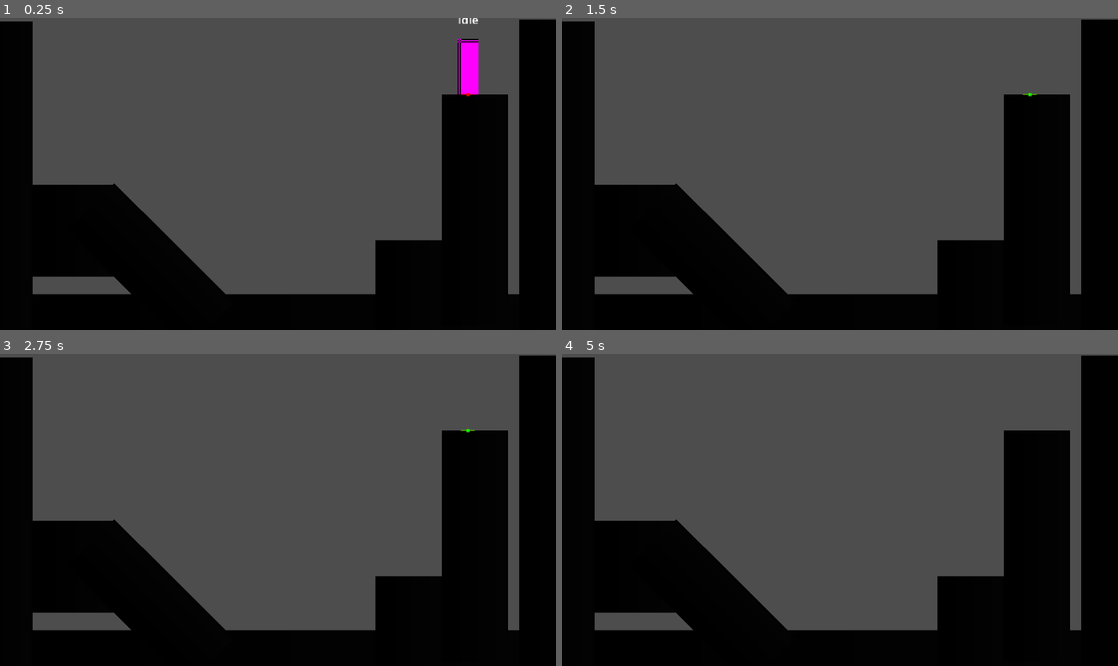
Above: before the commit, frames 1-4 (two rows, left to right).
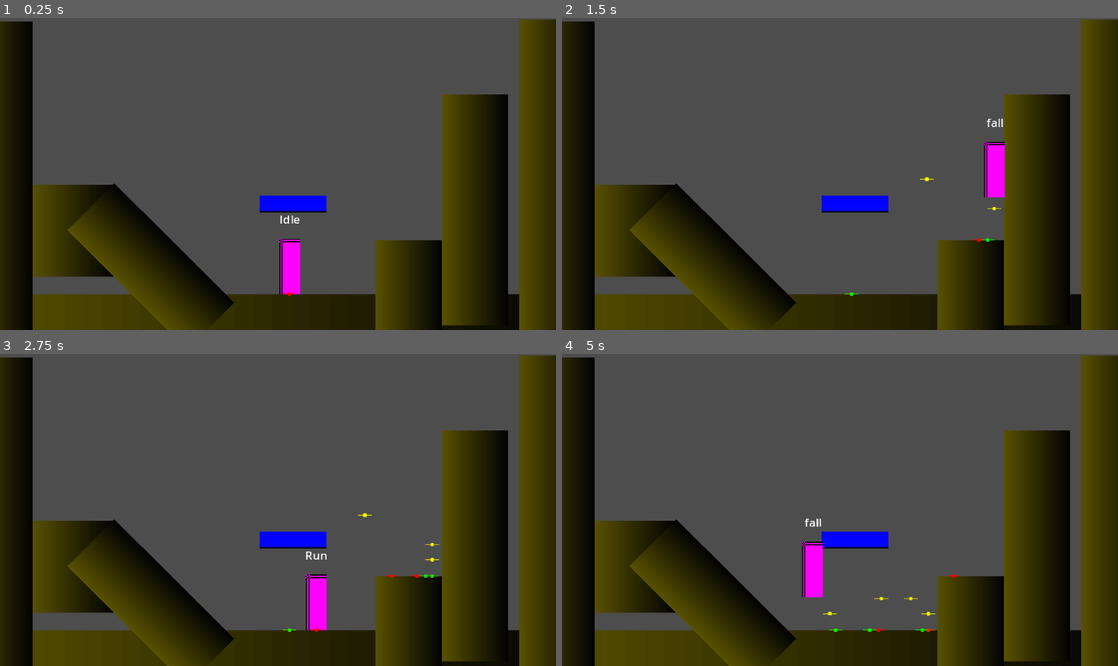
Above: after the commit, the same moments.

Repository: mcgranpa/metroidvania-forge
Game: Godot game, scene res://playground.tscn
Same seed, same stepped clock (60 frames per second), same inputs: the game is played once before the commit and once after it.
Inputs:
- Up to frame 1 (0.25 s): no input
- Up to frame 2 (1.5 s): tap Enter at 0.5 s; hold Space (jump) 0.53-1.28 s; hold Right (right) from 0.53 s (still down); tap Space (jump) at 1.35 s
- Up to frame 3 (2.75 s): tap Space (jump) at 1.52, 1.82, 2 s; release Right (right) at 2.03 s; hold Left (left) from 2.03 s (still down); hold Space (jump) from 2.03 s (still down)
- Up to frame 4 (5 s): release Left (left) at 2.78 s; release Space (jump) at 2.78 s; hold Right (right) 2.78-4.28 s; tap Space (jump) at 2.85, 3.02, 3.32, 4.35, 4.52, 4.82 s; hold Space (jump) 3.53-4.28 s; tap Enter at 4.25 s; hold Left (left) from 4.28 s (still down)

The runs differ from the first frame. In frame 1, 33% of the frame differs, in the area x 0-100%, y 0-100%; in frame 2, 32%; in frame 3, 32%; in frame 4, 32%.

Commit message:
Chapter 01-06 Crouch State & One-Way Platforms
Chapter 01-06 Crouch State & One-Way Platforms

Diff:
--- a/player/player.tscn
+++ b/player/player.tscn
@@ -1,18 +1,24 @@
-[gd_scene load_steps=8 format=3 uid="uid://xhvlothbeiv3"]
+[gd_scene load_steps=10 format=3 uid="uid://xhvlothbeiv3"]
 
 [ext_resource type="Script" uid="uid://xyt63uf0dhec" path="res://player/scripts/player.gd" id="1_oul6g"]
 [ext_resource type="Script" uid="uid://cnkca5oudv41q" path="res://player/states/idle.gd" id="2_g1dw6"]
 [ext_resource type="Script" uid="uid://di27br1stif06" path="res://player/states/run.gd" id="3_yw30f"]
 [ext_resource type="Script" uid="uid://cm88ohjj31qbh" path="res://player/states/jump.gd" id="4_qjkh3"]
 [ext_resource type="Script" uid="uid://dy1etofqqyhln" path="res://player/states/fall.gd" id="5_g6k8r"]
+[ext_resource type="Script" uid="uid://6rbw4heukaew" path="res://player/states/crouch.gd" id="6_g6k8r"]
 
 [sub_resource type="PlaceholderTexture2D" id="PlaceholderTexture2D_kqu6x"]
 size = Vector2(18, 48)
 
-[sub_resource type="RectangleShape2D" id="RectangleShape2D_oul6g"]
+[sub_resource type="RectangleShape2D" id="RectangleShape2D_g6k8r"]
 size = Vector2(16, 46)
 
+[sub_resource type="RectangleShape2D" id="RectangleShape2D_boad6"]
+size = Vector2(16, 23)
+
 [node name="Player" type="CharacterBody2D"]
+collision_layer = 0
+collision_mask = 3
 script = ExtResource("1_oul6g")
 
 [node name="States" type="Node" parent="."]
@@ -34,14 +40,24 @@
 script = ExtResource("5_g6k8r")
 jump_buffer_time = 0.1
 
-[node name="Sprite2D" type="Sprite2D" parent="."]
+[node name="Crouch" type="Node" parent="States"]
+unique_name_in_owner = true
+script = ExtResource("6_g6k8r")
+
+[node name="PlayerSprite" type="Sprite2D" parent="."]
 position = Vector2(0, -24)
 texture = SubResource("PlaceholderTexture2D_kqu6x")
 
-[node name="CollisionShape2D" type="CollisionShape2D" parent="."]
+[node name="CollisionStand" type="CollisionShape2D" parent="."]
 position = Vector2(0, -23)
-shape = SubResource("RectangleShape2D_oul6g")
-debug_color = Color(0, 0.6, 0.69803923, 0.14901961)
+shape = SubResource("RectangleShape2D_g6k8r")
+debug_color = Color(0.65882355, 0.50980395, 0.1882353, 0.75686276)
+
+[node name="CollisionCrouch" type="CollisionShape2D" parent="."]
+position = Vector2(0, -11.5)
+shape = SubResource("RectangleShape2D_boad6")
+disabled = true
+debug_color = Color(0.23419982, 0.6245921, 0.3590032, 0.75686276)
 
 [node name="Label" type="Label" parent="."]
 offset_left = -34.0
@@ -51,3 +67,7 @@
 theme_override_font_sizes/font_size = 10
 text = "State"
 horizontal_alignment = 1
+
+[node name="OneWayPlatformRaycast" type="RayCast2D" parent="."]
+target_position = Vector2(0, 4)
+collision_mask = 2
--- a/player/scripts/player.gd
+++ b/player/scripts/player.gd
@@ -2,10 +2,17 @@
 
 const DEBUG_JUMP_INDICATOR = preload("uid://cn3pv6slcb2b2")
 
-#region /// export vars
+#region /// export variables
 @export var move_speed : float = 150.0
 @export var jump_velocity : float = 450.0
 @export var use_debug_indicator : bool = true
+#endregion
+
+#region /// onready variables
+@onready var player_sprite: Sprite2D = $PlayerSprite
+@onready var collision_stand: CollisionShape2D = $CollisionStand
+@onready var collision_crouch: CollisionShape2D = $CollisionCrouch
+@onready var one_way_platform_raycast: RayCast2D = $OneWayPlatformRaycast
 #endregion
 
 #region /// State Machine Variables
--- a/player/states/00_player_state.gd
+++ b/player/states/00_player_state.gd
@@ -3,12 +3,14 @@
 
 var player : Player
 var next_state : PlayerState = null
+var sensitivity_check : float = 0.5
 
 #region /// state reference
 @onready var idle: PlayerStateIdle = %Idle
 @onready var run: PlayerStateRun = %Run
 @onready var jump: PlayerStateJump = %jump
 @onready var fall: PlayerStateFall = %fall
+@onready var crouch: PlayerStateCrouch = %Crouch
 #endregion
 
 func init() -> void:
--- /dev/null
+++ b/player/states/crouch.gd
@@ -0,0 +1,55 @@
+class_name PlayerStateCrouch extends PlayerState
+
+# use 10 if it's used to slow down and stop when crouching
+# use 0.25 if slowing move speed when running while crouched
+@export var decelaration_rate : float = 10
+
+func init() -> void:
+	pass
+
+func enter() -> void:
+	# play animation
+	player.collision_crouch.disabled = false
+	player.collision_stand.disabled = true
+	player.player_sprite.scale.y = 0.625
+	player.player_sprite.position.y = -15.0
+	pass
+
+func exit() -> void:
+	player.collision_stand.disabled = false
+	player.collision_crouch.disabled = true
+	player.player_sprite.scale.y = 1.0
+	player.player_sprite.position.y = -24.0
+	pass
+
+# runs when an input is pressed
+func handle_input(_event : InputEvent) -> PlayerState:
+	if (_event.is_action_pressed("jump")):
+		if player.one_way_platform_raycast.is_colliding() == true:
+			player.position.y += 4
+			return fall
+		return jump
+	return next_state
+
+# runs each process tick for this state
+func process(_delta: float) -> PlayerState:
+	# this is the 0.5 for sensitivity uisng the joystick
+	if player.direction.y <= sensitivity_check:
+		return idle
+
+	return next_state
+
+# runs each physics process tick for this state
+func physics_process(_delta: float) -> PlayerState:
+	#player.velocity.x = 0
+	# don't stop instantly; slow down before
+	# crouching this will never reach 0 but
+	# shouldn't be noticable.
+	# the slow down is over time so _delta is needed
+	player.velocity.x = player.velocity.x * (decelaration_rate * _delta)
+	# you can move, just much slower. handling "run" here rather
+	# than in run state.
+	#player.velocity.x = player.direction.x * player.move_speed * decelaration_rate
+	if player.is_on_floor() == false:
+		return fall
+	return next_state
--- a/player/states/idle.gd
+++ b/player/states/idle.gd
@@ -1,16 +1,13 @@
 class_name PlayerStateIdle extends PlayerState
 
 func init() -> void:
-	print("init: ", name)
 	pass
 
 func enter() -> void:
-	print("enter: ", name)
 	# play animation
 	pass
 
 func exit() -> void:
-	print("exit: ", name)
 	pass
 
 # runs when an input is pressed
@@ -22,14 +19,21 @@
 
 # runs each process tick for this state
 func process(_delta: float) -> PlayerState:
-	player.direction.y = 0
 	if player.direction.x != 0:
 		return run
+	# using 0.5 so player must push down more than just a little
+	# bit to enter crouch mode. this is needed more for the
+	# joystick since it returns a value between 0 and 1 or -1.
+	# the other keys return 0, 1, or -1. this can be changed
+	# to adjust sensitivity
+	if player.direction.y > sensitivity_check:
+		return crouch
 	return next_state
 
 # runs each physics process tick for this state
 func physics_process(_delta: float) -> PlayerState:
 	player.velocity.x = 0
+	##### why is this check here?
 	if player.is_on_floor() == false:
 		return fall
 	return next_state
--- a/player/states/jump.gd
+++ b/player/states/jump.gd
@@ -18,6 +18,7 @@
 	# add handle input code
 	if _event.is_action_released("jump"):
 		#player.velocity.y = 0
+		# speed up player fall rate
 		player.velocity.y *= 0.5
 		return fall
 	return next_state
--- a/player/states/run.gd
+++ b/player/states/run.gd
@@ -21,6 +21,9 @@
 func process(_delta: float) -> PlayerState:
 	if player.direction.x == 0:
 		return idle
+	# sensitivy check for joystick
+	if player.direction.y > sensitivity_check:
+		return crouch
 	return next_state
 
 # runs each physics process tick for this state
--- a/playground.tscn
+++ b/playground.tscn
@@ -1,10 +1,10 @@
-[gd_scene load_steps=5 format=3 uid="uid://1opnyf12gfpt"]
+[gd_scene load_steps=7 format=3 uid="uid://1opnyf12gfpt"]
 
 [ext_resource type="PackedScene" uid="uid://xhvlothbeiv3" path="res://player/player.tscn" id="1_rupst"]
 
 [sub_resource type="Gradient" id="Gradient_edjgo"]
 offsets = PackedFloat32Array(0, 0.99333334, 1)
-colors = PackedColorArray(0, 0, 0, 1, 0.014275216, 0.014275219, 0.014275208, 1, 0.008202022, 0.008202025, 0.008202025, 1)
+colors = PackedColorArray(0.34117648, 0.3137255, 0, 1, 0.014275216, 0.014275219, 0.014275208, 1, 0.008202022, 0.008202025, 0.008202025, 1)
 
 [sub_resource type="GradientTexture2D" id="GradientTexture2D_rupst"]
 gradient = SubResource("Gradient_edjgo")
@@ -13,6 +13,16 @@
 
 [sub_resource type="RectangleShape2D" id="RectangleShape2D_edjgo"]
 size = Vector2(32, 32)
+
+[sub_resource type="Gradient" id="Gradient_rupst"]
+offsets = PackedFloat32Array(0, 0.87333333, 1)
+colors = PackedColorArray(0, 0, 5.7063603, 1, 0.015686275, 0.015686275, 0.92156863, 1, 0.008202022, 0.008202025, 0.008202025, 1)
+
+[sub_resource type="GradientTexture2D" id="GradientTexture2D_wt17y"]
+gradient = SubResource("Gradient_rupst")
+width = 32
+height = 32
+fill_to = Vector2(0, 1)
 
 [node name="Playground" type="Node2D"]
 
@@ -101,5 +111,20 @@
 shape = SubResource("RectangleShape2D_edjgo")
 debug_color = Color(0, 0.6, 0.69803923, 0.30980393)
 
+[node name="oneway_platform" type="Sprite2D" parent="."]
+position = Vector2(253.00002, 161)
+scale = Vector2(1.796875, 0.46093795)
+texture = SubResource("GradientTexture2D_wt17y")
+metadata/_edit_group_ = true
+
+[node name="StaticBody2D" type="StaticBody2D" parent="oneway_platform"]
+collision_layer = 2
+
+[node name="CollisionShape2D" type="CollisionShape2D" parent="oneway_platform/StaticBody2D"]
+position = Vector2(1.1130371, 0)
+shape = SubResource("RectangleShape2D_edjgo")
+one_way_collision = true
+debug_color = Color(0, 0.6, 0.69803923, 0.30980393)
+
 [node name="Player" parent="." instance=ExtResource("1_rupst")]
-position = Vector2(404, 56)
+position = Vector2(250, 234)
--- a/project.godot
+++ b/project.godot
@@ -84,6 +84,11 @@
 ]
 }
 
+[layer_names]
+
+2d_physics/layer_1="Ground"
+2d_physics/layer_2="One Way Platform"
+
 [rendering]
 
 textures/canvas_textures/default_texture_filter=0
Not shown, added: player/states/crouch.gd.uid
